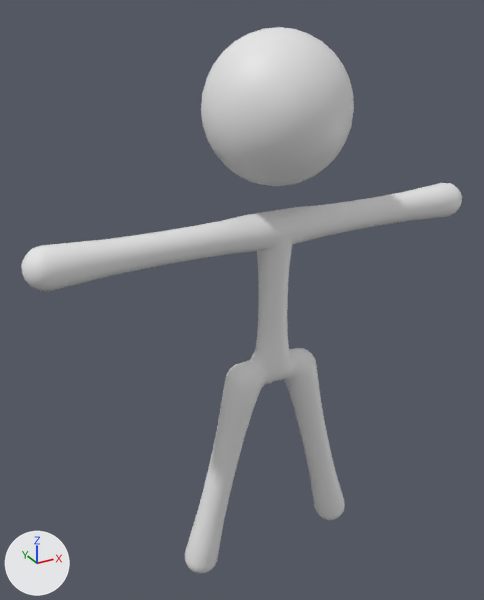
An edit to the Blender file Assets/Models/Man.blend, drawn before and after from the same camera.
Both versions are drawn from a 50 mm camera at (-1.094, -1.771, 1.976) aimed at (-0.075, 0.083, 1.049). The axes (+X, +Y, +Z) are drawn at lower left. The lights are the same throughout.

Objects in the first picture: 'Man'.
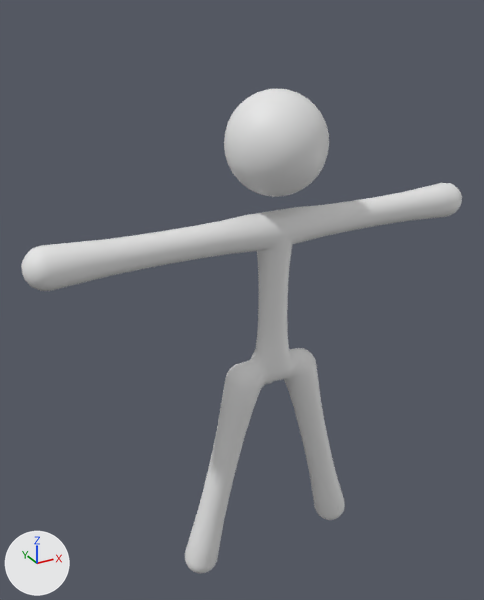
What changed in the scene script:
```text
Change me_man:
    where me_man.from_pydata(...)  # 1506 vertices, 1592 faces; spans x -0.8..0.8, y -0.23..0.23, z 0.01..1.92
    used by ob_man; location = (0.0, 0.0, 0.0)
    me_man part 1: the loose piece of 482 vertices spanning x -0.23..0.23, y -0.23..0.23, z 1.46..1.92 is scaled about its middle by 0.706, then moved by (0.0, 0.0, -0.1)
```

What differs and where, as boxes [x1, y1, x2, y2] in the pictures (484 x 600 px; the box of a moved part takes in the faces that stretch with it):
'Man', reshaped (11% shorter): before [21, 27, 462, 573]; after [21, 89, 462, 573]
part 1 of me_man, moved or reshaped: before [201, 27, 354, 186]; after [224, 89, 329, 197]
